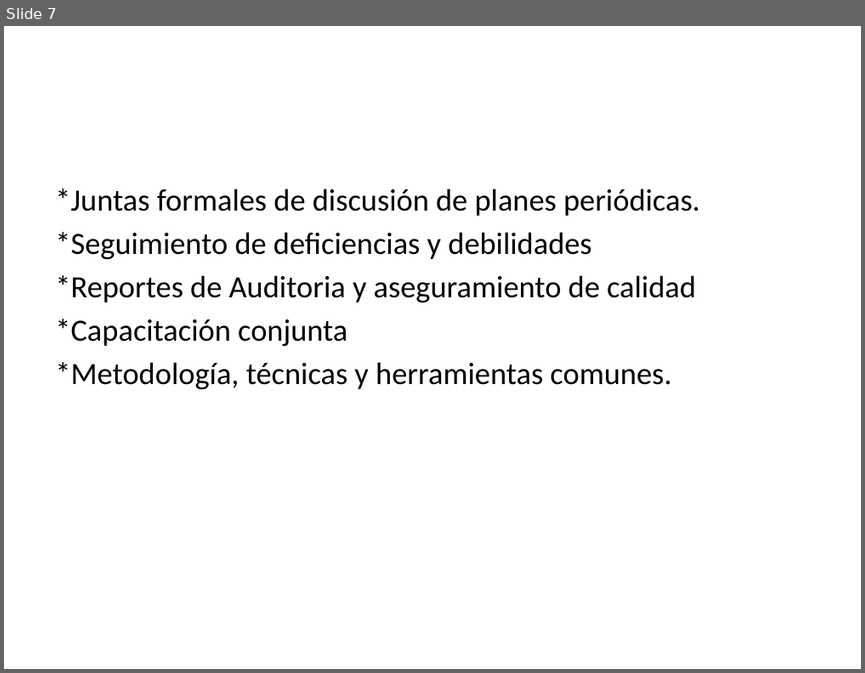
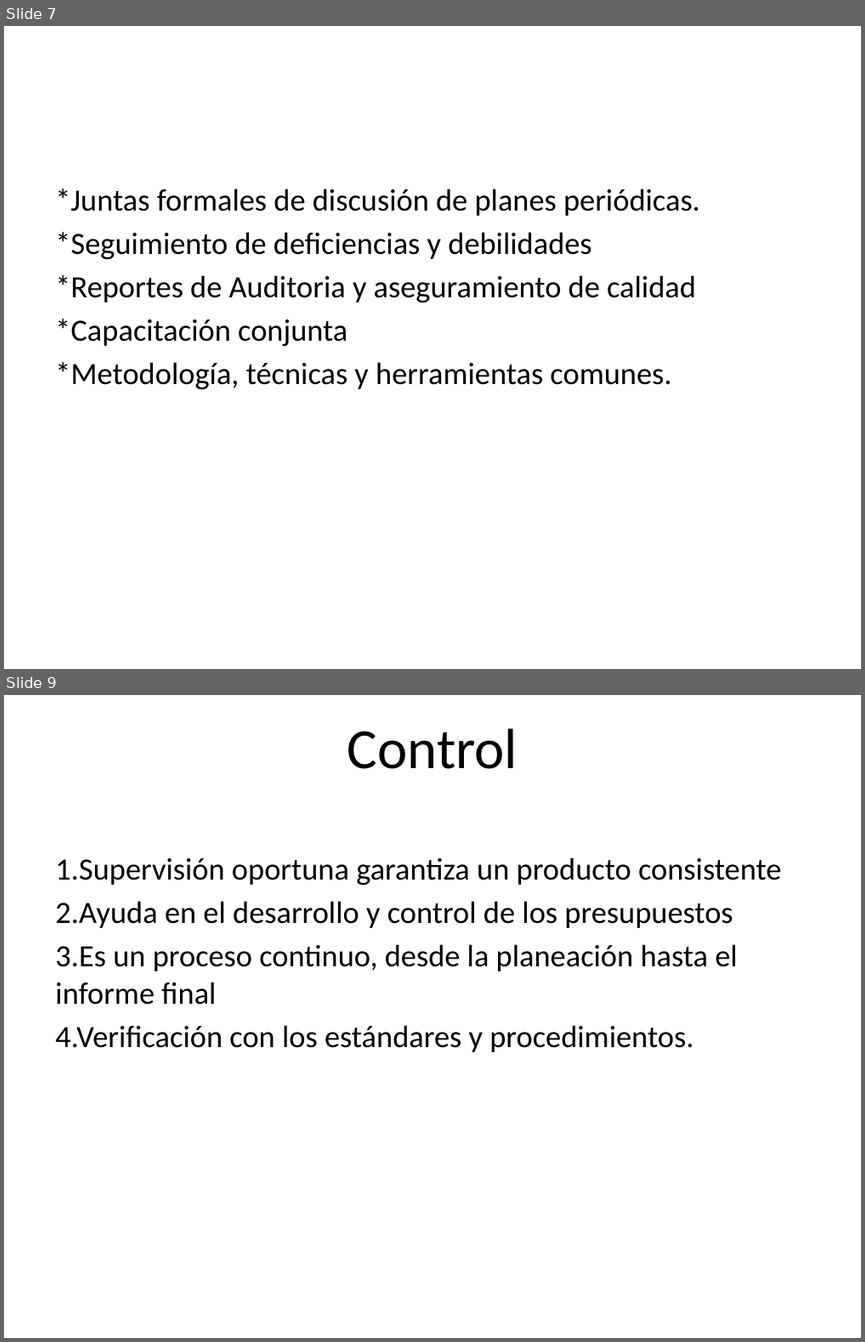
Before and after one commit to lc850/auditoria, a slide deck: unidad III (organizacion).pptx. Shown one above the other, each under a label of ours: slide 7 before the commit, slides 7 and 9 after it; the slides between them are not shown. The pictures are 865x673 and 865x1342 pixels, drawn with LibreOffice and Linux fonts; fonts in the diff are those of the drawing. Boxes give left, top, right and bottom in pixels: in the first picture for what was removed or moved away, otherwise in the second. Text is boxed around its words. In the diff, an @@ line names an element or a change of style, - is before the commit and + after.

```diff
--- a/unidad III (organizacion).pptx
+++ b/unidad III (organizacion).pptx
@@ slide 9 added at (4, 695, 861, 1338), background #FFFFFF @@
@@ title added at (347, 728, 517, 769), 47.7 pt, text #000000 @@
+Control
@@ text added at (55, 857, 781, 1052), 26 pt, text #000000 @@
+1.Supervisión oportuna garantiza un producto consistente
+2.Ayuda en el desarrollo y control de los presupuestos
+3.Es un proceso continuo, desde la planeación hasta el informe final
+4.Verificación con los estándares y procedimientos.
```
Also in this commit, not shown: 4 other slides added, 1 other file.
